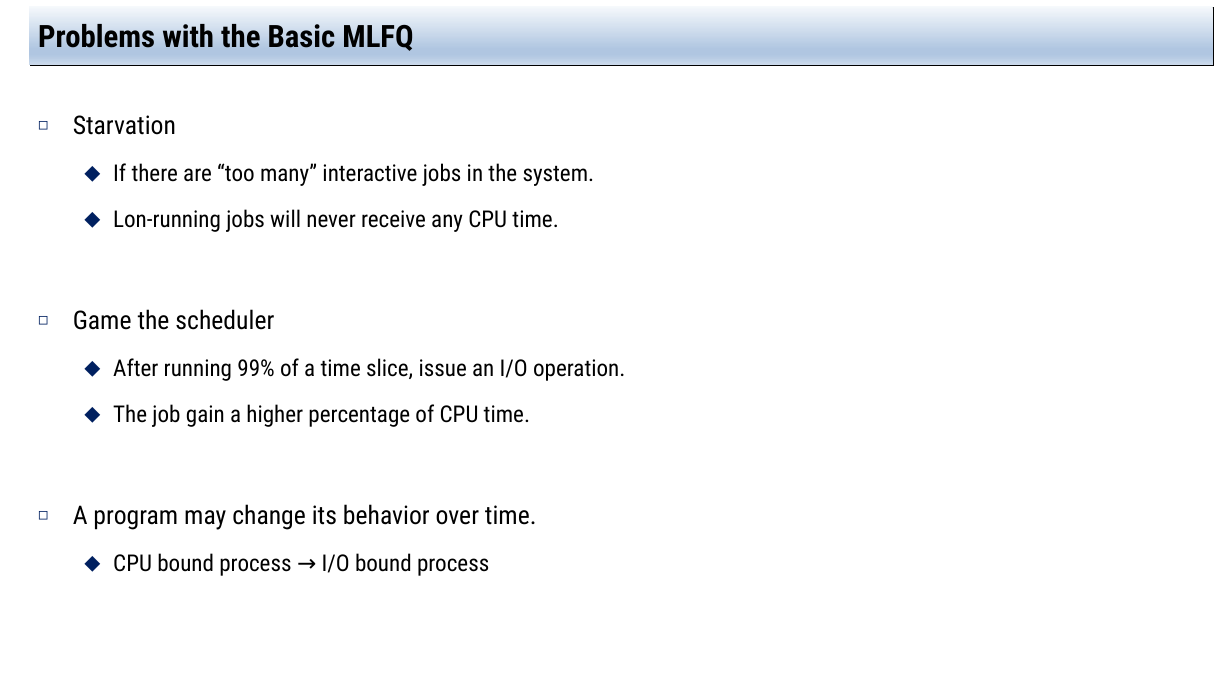
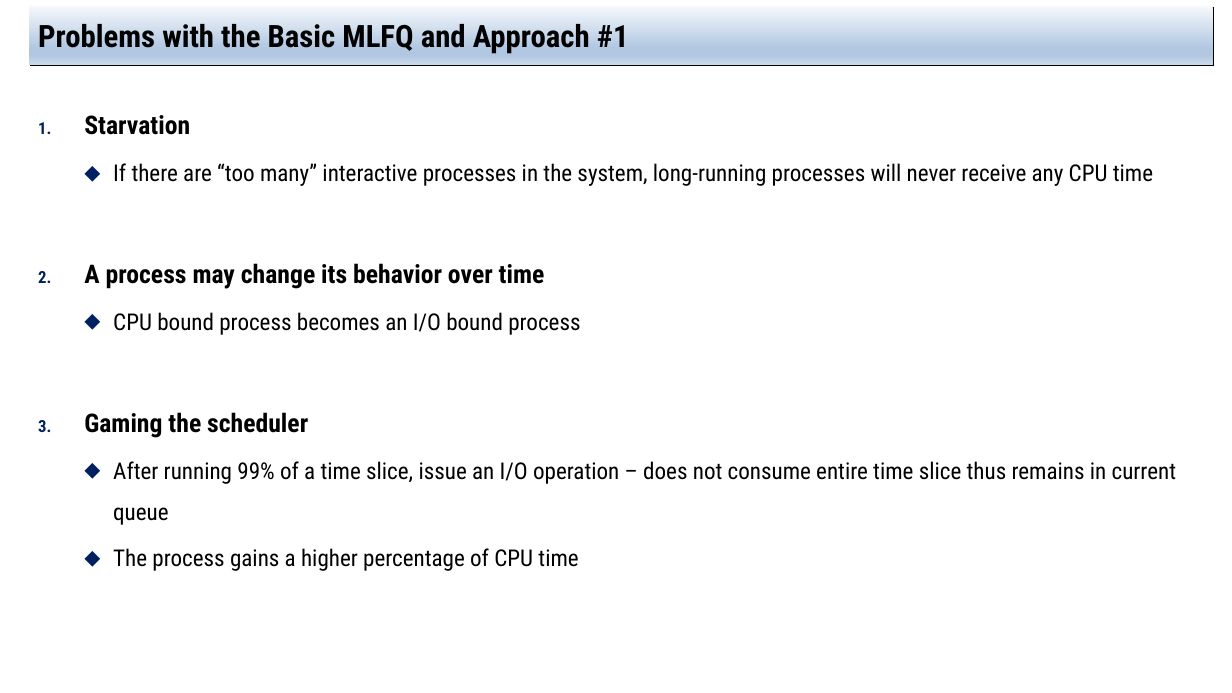
Before and after one commit to jachermocilla/extra-course-materials, a slide deck: slide 13 of cmsc125/ostep/slides/01.Virtualization/08.Scheduling_The_Multi-level_Feedback_Queue.pptx. Drawn at 1232x693 pixels with LibreOffice and Linux fonts; fonts in the diff are those of the drawing. Boxes give left, top, right and bottom in pixels: in the first picture for what was removed or moved away, otherwise in the second. Text is boxed around its words. In the diff, an @@ line names an element or a change of style, - is before the commit and + after.

```diff
--- a/cmsc125/ostep/slides/01.Virtualization/08.Scheduling_The_Multi-level_Feedback_Queue.pptx
+++ b/cmsc125/ostep/slides/01.Virtualization/08.Scheduling_The_Multi-level_Feedback_Queue.pptx
@@ title at <box>38,19,629,54</box>: text changed @@
-Problems with the Basic MLFQ
+Problems with the Basic MLFQ and Approach #1
@@ text at <box>84,115,190,135</box>: bold on in "Starvation"; bullet ◻ to 1. @@
@@ text at <box>84,163,1176,571</box>: text changed @@
-  ⬥ If there are “too many” interactive jobs in the system.
-  ⬥ Lon-running jobs will never receive any CPU time.
-◻ Game the scheduler
-  ⬥ After running 99% of a time slice, issue an I/O operation.
-  ⬥ The job gain a higher percentage of CPU time.
-◻ A program may change its behavior over time.
-  ⬥ CPU bound process → I/O bound process
+  ⬥ If there are “too many” interactive processes in the system, long-running processes will never receive any CPU time
+2. A process may change its behavior over time
+  ⬥ CPU bound process becomes an I/O bound process
+3. Gaming the scheduler
+  ⬥ After running 99% of a time slice, issue an I/O operation – does not consume entire time slice thus remains in current queue
+  ⬥ The process gains a higher percentage of CPU time
```
Also in this commit, not shown: 12 other slides changed, 3 other files.
